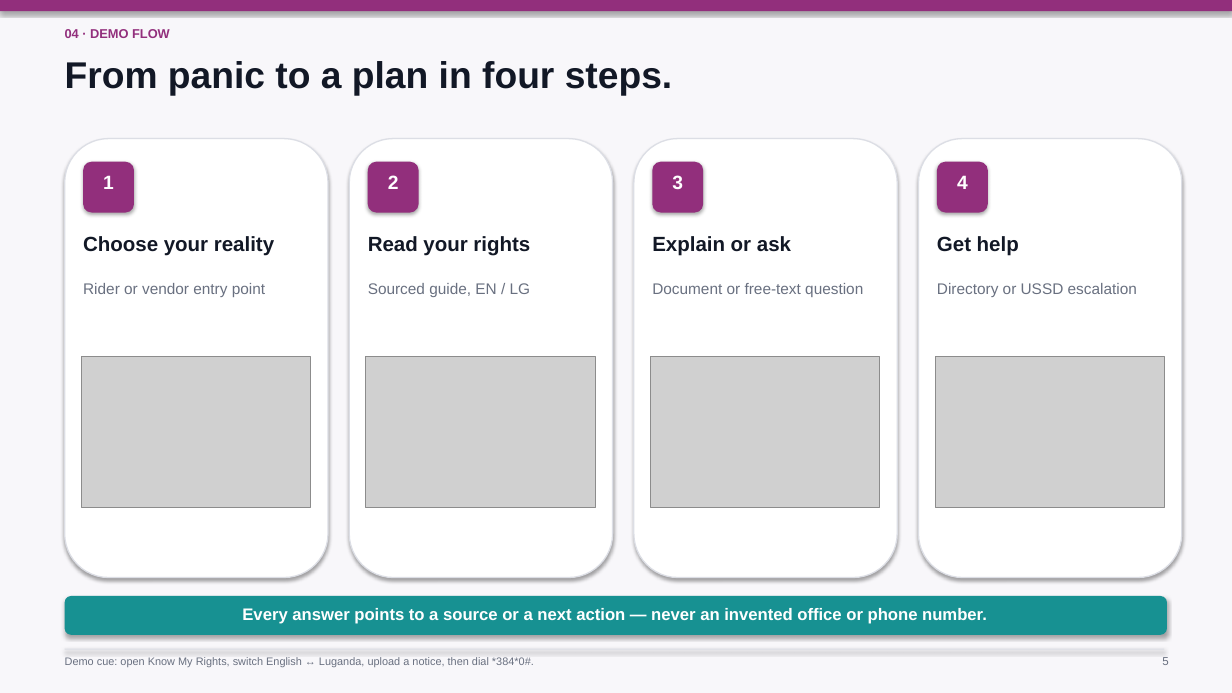
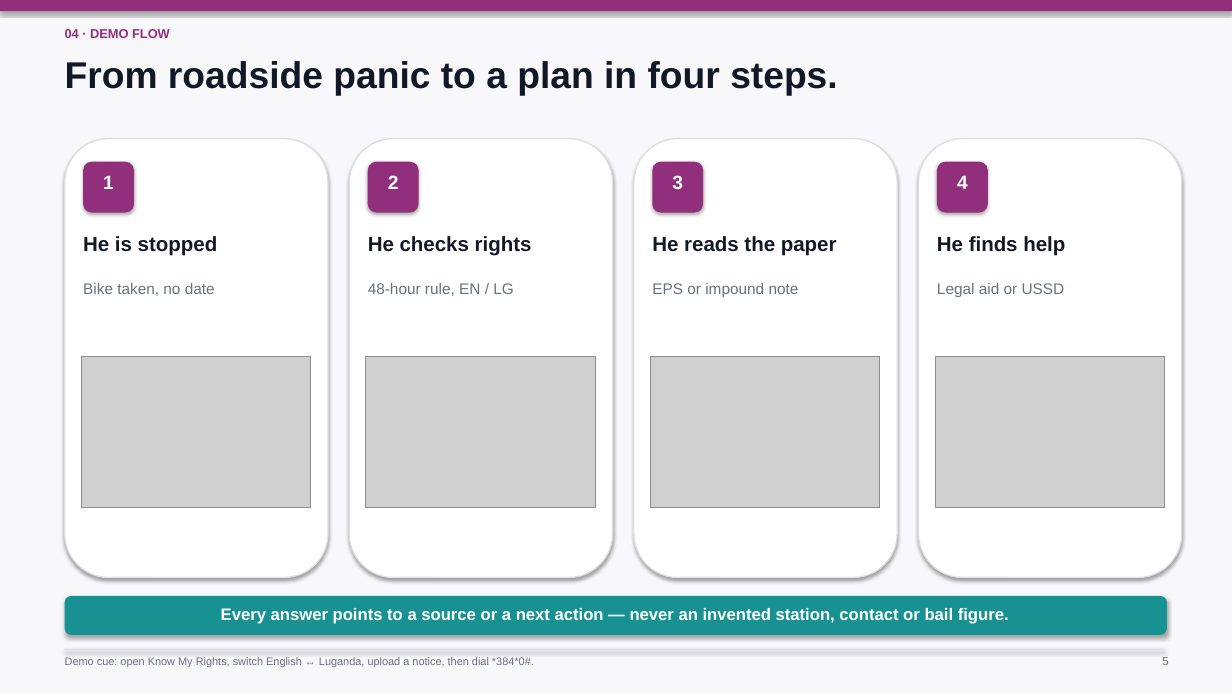
Before and after one commit to kamushabeampulira-afk/legalbridge-uganda, a slide deck: slide 5 of presentation/LegalBridge_Judge_Deck.pptx. Drawn at 1232x693 pixels with LibreOffice and Linux fonts; fonts in the diff are those of the drawing; grey boxes stand for pictures. Boxes give left, top, right and bottom in pixels: in the first picture for what was removed or moved away, otherwise in the second. Text is boxed around its words. In the diff, an @@ line names an element or a change of style, - is before the commit and + after.

Commit message:
Reframe judge deck around boda rider detention evidence

```diff
--- a/presentation/LegalBridge_Judge_Deck.pptx
+++ b/presentation/LegalBridge_Judge_Deck.pptx
@@ text at (x1=65, y1=61, x2=837, y2=95): text changed @@
-From panic to a plan in four steps.
+From roadside panic to a plan in four steps.
@@ text at (x1=83, y1=236, x2=218, y2=256): text changed @@
-Choose your reality
+He is stopped
@@ text at (x1=368, y1=236, x2=532, y2=256): text changed @@
-Read your rights
+He checks rights
@@ text at (x1=652, y1=236, x2=837, y2=256): text changed @@
-Explain or ask
+He reads the paper
@@ text at (x1=937, y1=236, x2=1065, y2=256): text changed @@
-Get help
+He finds help
@@ text at (x1=83, y1=283, x2=215, y2=296): text changed @@
-Rider or vendor entry point
+Bike taken, no date
@@ text at (x1=368, y1=283, x2=514, y2=296): text changed @@
-Sourced guide, EN / LG
+48-hour rule, EN / LG
@@ text at (x1=652, y1=283, x2=799, y2=297): text changed @@
-Document or free-text question
+EPS or impound note
@@ text at (x1=937, y1=283, x2=1065, y2=297): text changed @@
-Directory or USSD escalation
+Legal aid or USSD
@@ text at (x1=221, y1=608, x2=1009, y2=624): text changed @@
-Every answer points to a source or a next action — never an invented office or phone number.
+Every answer points to a source or a next action — never an invented station, contact or bail figure.
```
Also in this commit, not shown: 5 other slides changed, 1 slide added, 1 slide removed, 2 other files.
